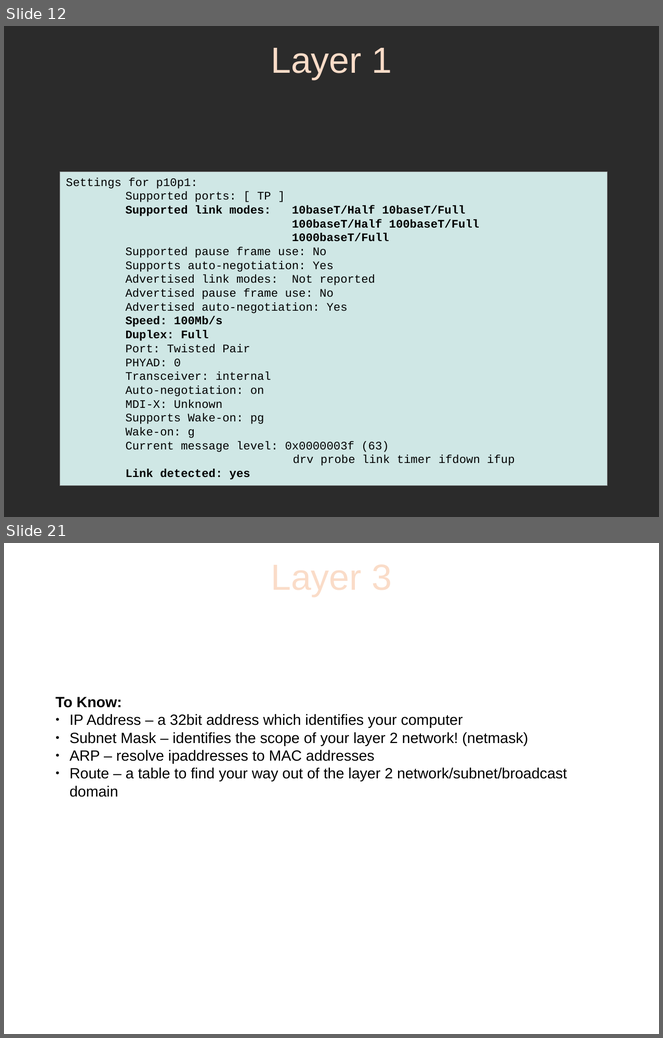
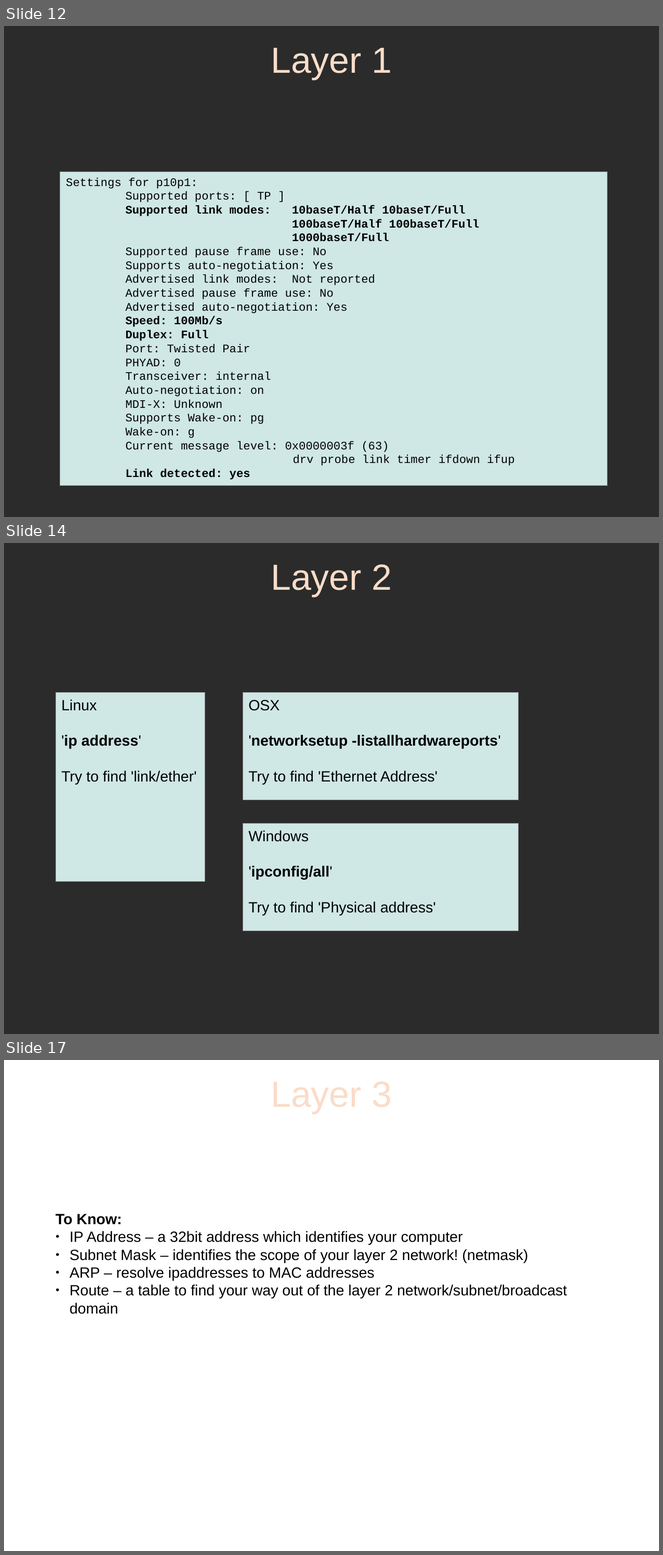
Before and after one commit to sphaero/workshops, a slide deck: Networking/presentation.odp. Shown one above the other, each under a label of ours: slides 12 and 21 before the commit, slides 12, 14 and 17 after it; the slides between them are not shown. The pictures are 663x1038 and 663x1555 pixels, drawn with LibreOffice and Linux fonts; fonts in the diff are those of the drawing; background and template pictures are left out; a plain dark background stands for a picture behind light text. Boxes give left, top, right and bottom in pixels: in the first picture for what was removed or moved away, otherwise in the second. Text is boxed around its words. In the diff, an @@ line names an element or a change of style, - is before the commit and + after.

Commit message:
new workshop using windows  and osx for HKU

```diff
--- a/Networking/presentation.odp
+++ b/Networking/presentation.odp
@@ slide 14 added at (4, 543, 659, 1034), background picture (left out) @@
@@ title added at (271, 564, 392, 597), 44 pt, text #FADCC8 @@
+Layer 2
@@ rectangle added at (55, 693, 206, 882), fill #CFE7E5, outline #808080 0 pt, 18 pt, text #000000 @@
+Linux
+'ip address'
+Try to find 'link/ether'
@@ rectangle added at (243, 693, 519, 800), fill #CFE7E5, outline #808080 0 pt, 18 pt, text #000000, bold @@
+OSX
+'networksetup -listallhardwareports'
+Try to find 'Ethernet Address'
@@ rectangle added at (243, 824, 519, 931), fill #CFE7E5, outline #808080 0 pt, 18 pt, text #000000 @@
+Windows
+'ipconfig/all'
+Try to find 'Physical address'
@@ what was slide 21 is now slide 17 @@
```
Also in this commit, not shown: 15 slides changed, 15 other slides added, 11 slides removed, 5 other files.
